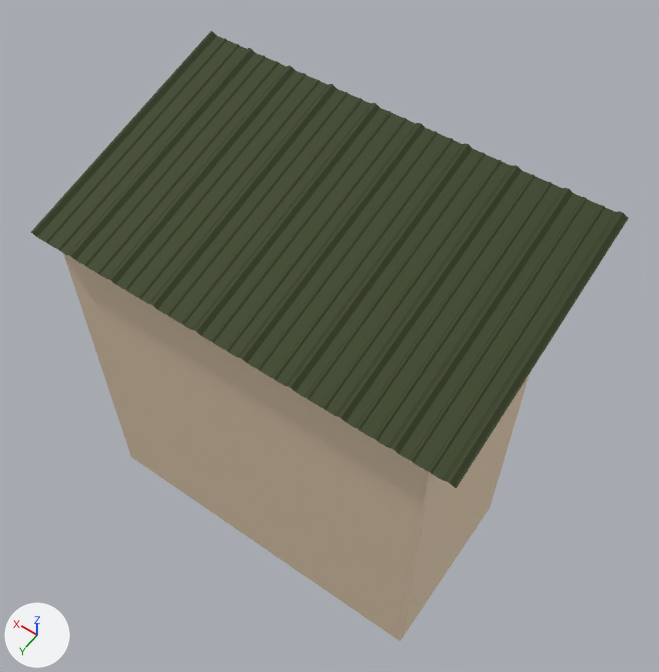
Renders of the glTF model Wood_Shed_01.glb from each side of a commit.
Both versions are drawn from a 50 mm lens placed at (-2.13, 2.71, 6.19), pointed at (-0.02, -0.26, 1.53). The lights are fixed; the arrows at lower left show +X, +Y and +Z. Where no turn or scale is listed for an object, it has been applied to the vertices.

The first picture shows '1x6in Board.019', '1x6in Board.020', '1x6in Board.021', '1x6in Board.022', '1x6in Board.023', '1x6in Board.024', '1x6in Board.025', '1x6in Board.026', '1x6in Board.027', 'Corrugated Metal.001', 'Corrugated Metal.002', 'Corrugated Metal.003'.
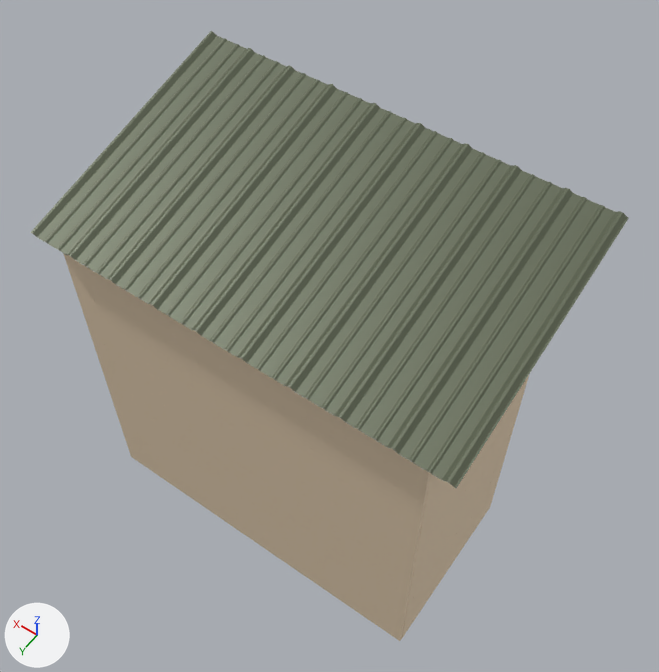
Boxes [x1, y1, x2, y2] around the edits, measured in the pictures (659 x 672 px):
'Corrugated Metal.002', recoloured, surface changed (green to grey): [288, 143, 628, 488] in both
'Corrugated Metal.001', recoloured, surface changed (green to grey): [151, 84, 466, 387] in both
'Corrugated Metal.003', recoloured, surface changed (green to grey): [30, 31, 330, 304] in both

The change, as a list of edits to the scene's bpy script:
```text
Change mat_corrugated_metal___green:
    mat_corrugated_metal___green.base_color: (0.0578, 0.0742, 0.0307) -> (0.13, 0.15, 0.0975)  # dark green #444d31 -> dark green #656c58
    mat_corrugated_metal___green.roughness: 0.75 -> 0.5
```
